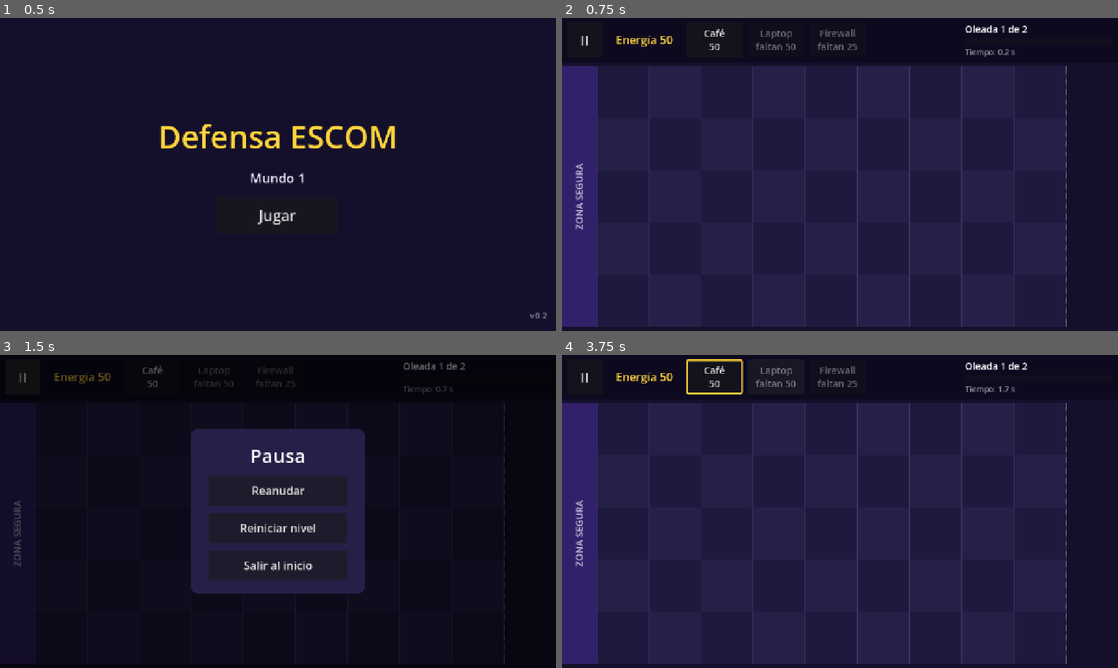
Above: before the commit, frames 1-4 (two rows, left to right).
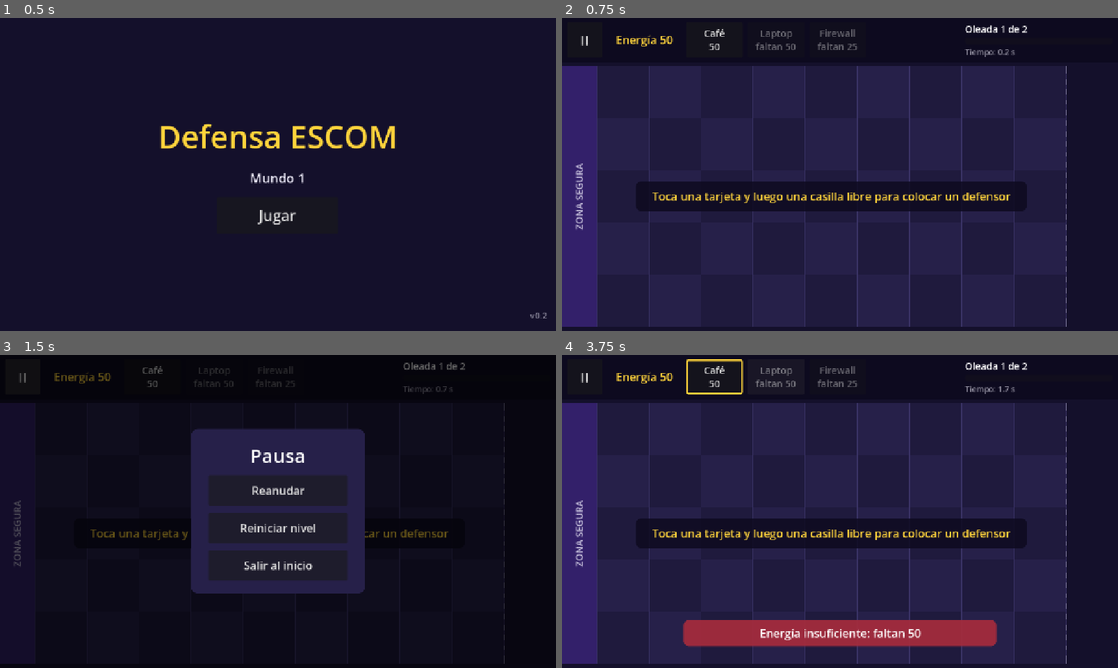
Above: after the commit, the same moments.

Repository: Julio-Olascoaga/defensa-escom
Game: Godot game, scene res://scenes/ui/main_menu.tscn
Two runs of this game, one before a commit and one after it. Both use one fixed random seed, a clock stepped at 60 frames per second and the inputs below.
Inputs:
- Up to frame 1 (0.5 s): no input
- Up to frame 2 (0.75 s): click "Jugar" at 0.5 s
- Up to frame 3 (1.5 s): click "II" at 1.25 s
- Up to frame 4 (3.75 s): click "Reiniciar nivel" at 2 s; click "Café 50" at 2.75 s; click "Laptop faltan 50" at 3.5 s

Frame 1 is identical in both runs. In frame 2, 6.5% of the frame differs, in the area x 13-84%, y 52-62%; in frame 3, 0.4%; in frame 4, 11%, in the area x 13-84%, y 52-94%.
Error before the commit: Invalid assignment of property or key 'visible' with value of type 'bool' on a base object of type 'null instance'. (res://scripts/engine/game.gd:114)

Commit message:
feat(v0.2): Defenders, Orbs, Hint and Notice nodes in game scene

Diff:
--- a/scenes/game/game.tscn
+++ b/scenes/game/game.tscn
@@ -1,9 +1,21 @@
-[gd_scene load_steps=5 format=3]
+[gd_scene load_steps=7 format=3]
 
 [ext_resource type="Script" path="res://scripts/engine/game.gd" id="1_game"]
 [ext_resource type="PackedScene" path="res://scenes/game/board.tscn" id="2_board"]
 [ext_resource type="PackedScene" path="res://scenes/ui/hud.tscn" id="3_hud"]
 [ext_resource type="PackedScene" path="res://scenes/ui/pause_menu.tscn" id="4_pause"]
+[ext_resource type="PackedScene" path="res://scenes/ui/notice.tscn" id="5_notice"]
+
+[sub_resource type="StyleBoxFlat" id="StyleBoxFlat_hint"]
+content_margin_left = 24.0
+content_margin_top = 12.0
+content_margin_right = 24.0
+content_margin_bottom = 12.0
+bg_color = Color(0.051, 0.039, 0.122, 0.85)
+corner_radius_top_left = 12
+corner_radius_top_right = 12
+corner_radius_bottom_right = 12
+corner_radius_bottom_left = 12
 
 [node name="Game" type="Node2D"]
 script = ExtResource("1_game")
@@ -11,9 +23,27 @@
 [node name="Board" parent="." instance=ExtResource("2_board")]
 position = Vector2(80, 110)
 
+[node name="Defenders" type="Node2D" parent="."]
+
+[node name="Orbs" type="Node2D" parent="."]
+
 [node name="UI" type="CanvasLayer" parent="."]
 
 [node name="HUD" parent="UI" instance=ExtResource("3_hud")]
 
+[node name="Hint" type="Label" parent="UI"]
+offset_left = 170.0
+offset_top = 376.0
+offset_right = 1070.0
+offset_bottom = 444.0
+theme_override_colors/font_color = Color(1, 0.831, 0.231, 1)
+theme_override_font_sizes/font_size = 26
+theme_override_styles/normal = SubResource("StyleBoxFlat_hint")
+text = "Toca una tarjeta y luego una casilla libre para colocar un defensor"
+horizontal_alignment = 1
+vertical_alignment = 1
+
+[node name="Notice" parent="UI" instance=ExtResource("5_notice")]
+
 [node name="PauseMenu" parent="UI" instance=ExtResource("4_pause")]
 visible = false
